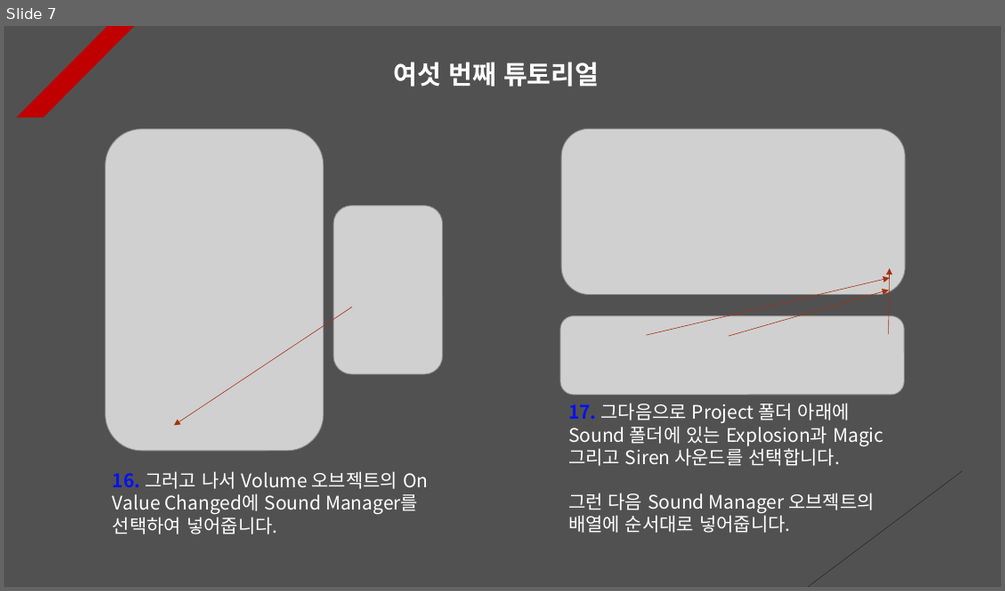
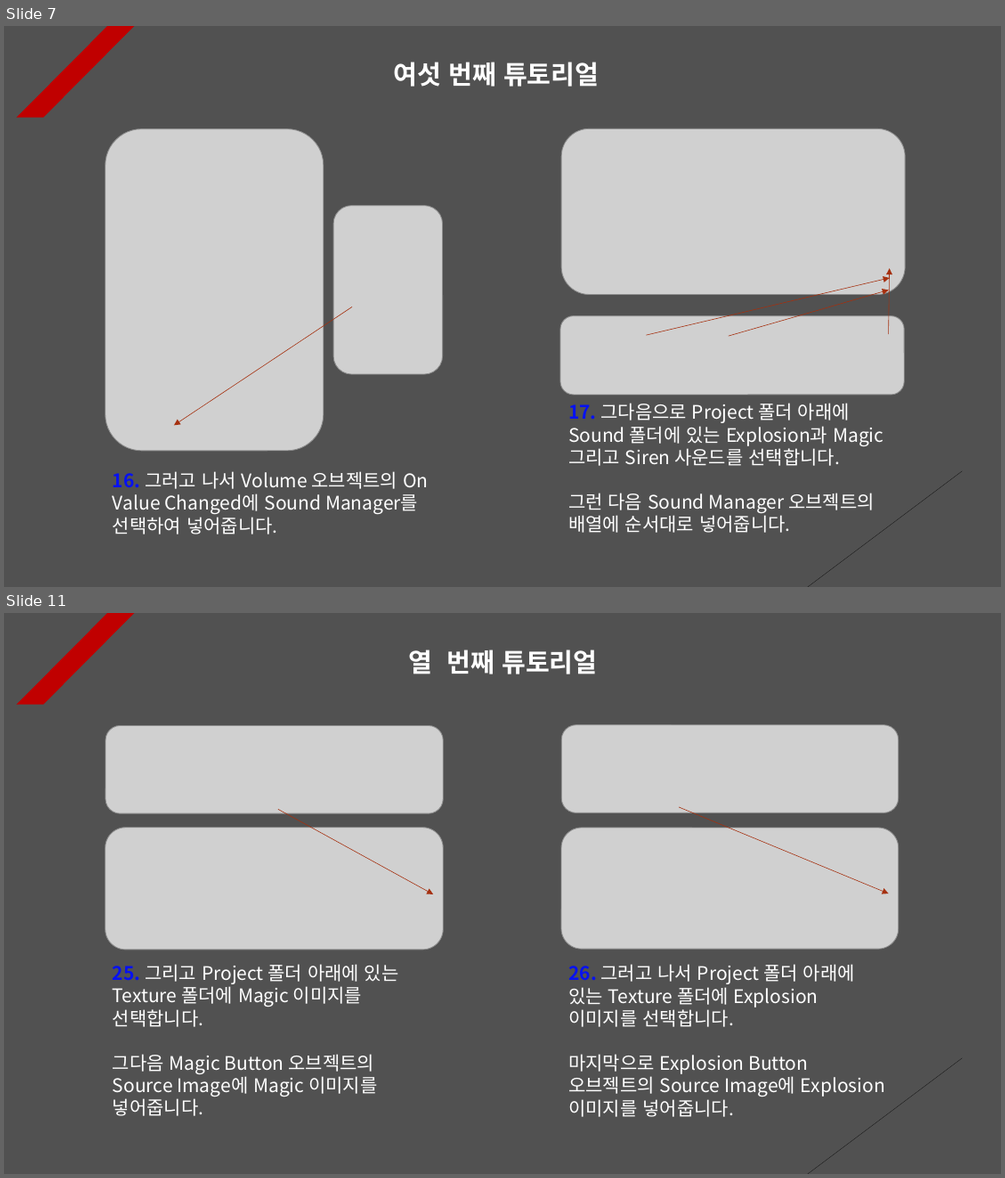
Before and after one commit to Unity2033/3D-UnityEngine, a slide deck: Assets/Class/Sound/PPT Data/Sound Example.pptx. Shown one above the other, each under a label of ours: slide 7 before the commit, slides 7 and 11 after it; the slides between them are not shown. The pictures are 1005x591 and 1005x1178 pixels, drawn with LibreOffice and Linux fonts; fonts in the diff are those of the drawing; grey boxes stand for pictures. Boxes give left, top, right and bottom in pixels: in the first picture for what was removed or moved away, otherwise in the second. Text is boxed around its words. In the diff, an @@ line names an element or a change of style, - is before the commit and + after.

```diff
--- a/Assets/Class/Sound/PPT Data/Sound Example.pptx
+++ b/Assets/Class/Sound/PPT Data/Sound Example.pptx
@@ slide 11 added at box(4, 613, 1001, 1174), background #515151; not listed: 2 template elements that a slide beside it also shows @@
@@ text added at box(408, 649, 597, 674), 25 pt, text #FFFFFF, bold @@
+열 번째 튜토리얼
@@ picture added at box(105, 726, 443, 814) @@
@@ picture added at box(562, 725, 898, 813) @@
@@ arrow added from (278, 809) to (433, 894), #A5300F 0.5 pt dashed @@
@@ arrow added from (680, 807) to (889, 893), #A5300F 0.5 pt dashed @@
@@ picture added at box(105, 827, 443, 949) @@
@@ picture added at box(561, 827, 898, 949) @@
@@ text added at box(113, 964, 399, 1116), 18 pt, text #FFFFFF @@
+25. 그리고 Project 폴더 아래에 있는 Texture 폴더에 Magic 이미지를 선택합니다.
+그다음 Magic Button 오브젝트의 Source Image에 Magic 이미지를 넣어줍니다.
@@ text added at box(568, 964, 885, 1117), 18 pt, text #FFFFFF @@
+26. 그러고 나서 Project 폴더 아래에 있는 Texture 폴더에 Explosion 이미지를 선택합니다.
+마지막으로 Explosion Button 오브젝트의 Source Image에 Explosion 이미지를 넣어줍니다.
```
Also in this commit, not shown: 5 slides changed, 4 other files.
